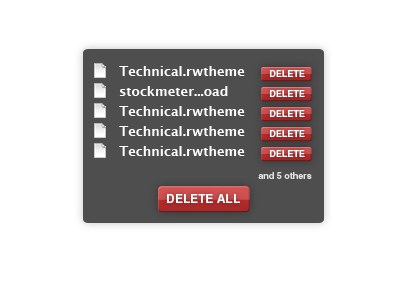
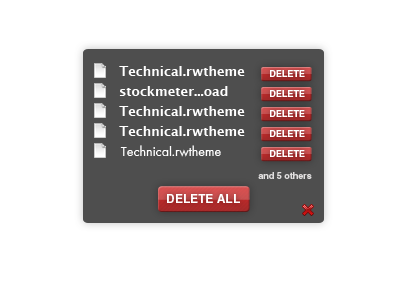
Layers edited between the first and the second w=417, h=293 image:
added layer "Layer 8" above "and 5 others" over (302, 204, 314, 216)
renamed "Technical.rwtheme copy 4" to "Technical.rwtheme", painted on it over (119, 145, 245, 157)
